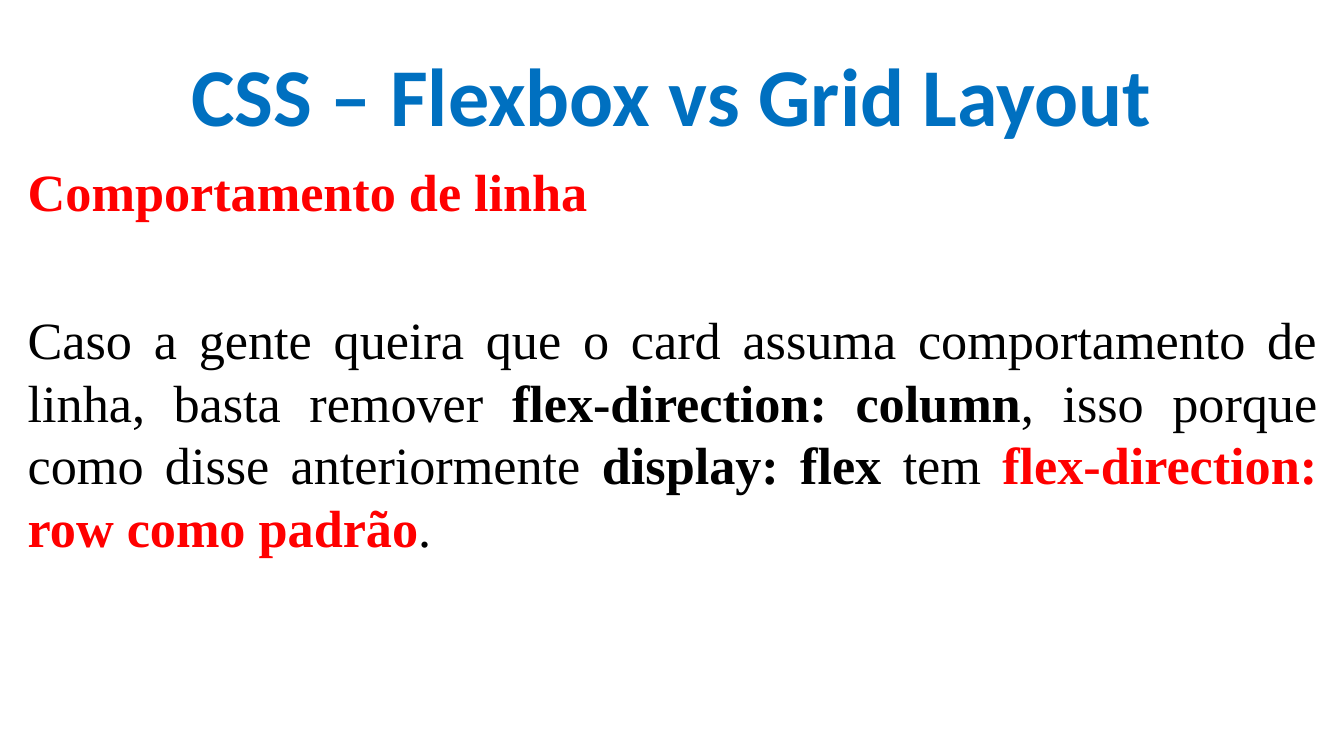
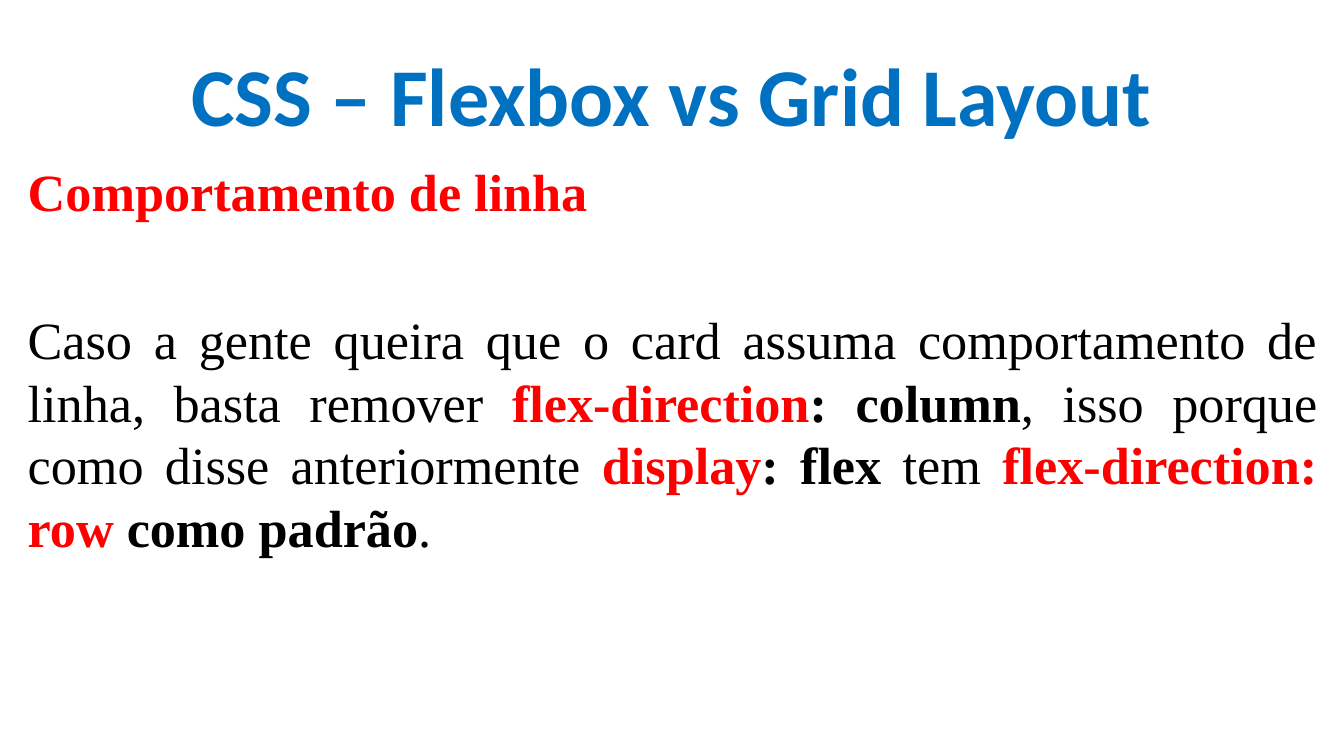
Before and after one commit to CloudEducationBrazil/WydenDesenvolvimentoWebPHP, a slide deck: slide 24 of 01 Classes/Aula 06 Desenvolvimento Web PHP - CSS.pptx. Drawn at 1344x756 pixels with LibreOffice and Linux fonts; fonts in the diff are those of the drawing; background and template pictures are left out. Boxes give left, top, right and bottom in pixels: in the first picture for what was removed or moved away, otherwise in the second. Text is boxed around its words. In the diff, an @@ line names an element or a change of style, - is before the commit and + after.

```diff
--- a/01 Classes/Aula 06 Desenvolvimento Web PHP - CSS.pptx
+++ b/01 Classes/Aula 06 Desenvolvimento Web PHP - CSS.pptx
@@ text at [28,322,1317,558]: text colour #000000 to #FF0000 in "flex-direction: display:"; text colour #FF0000 to #000000 in "como padrão." @@
```
Also in this commit, not shown: 5 other slides changed, 1 other file.
